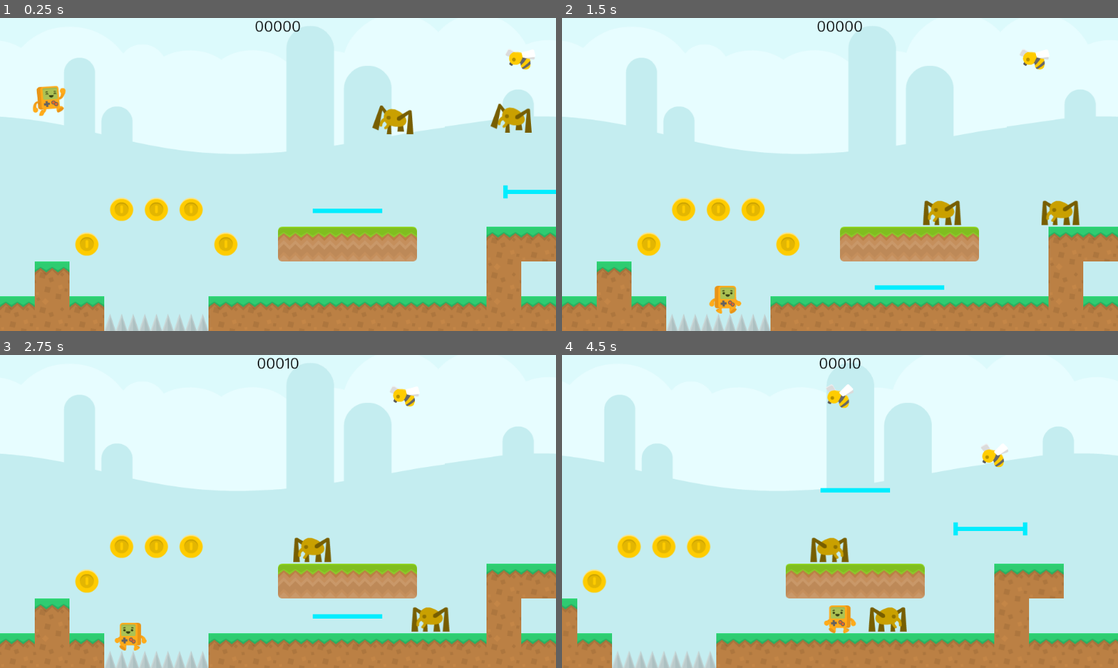
Above: before the commit, frames 1-4 (two rows, left to right).
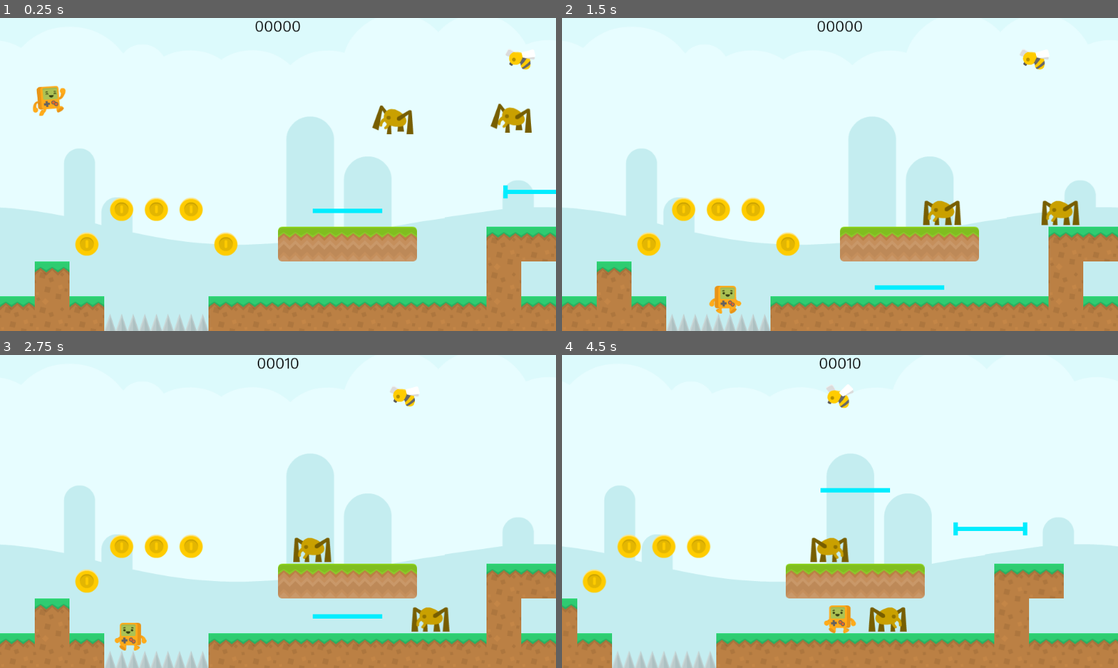
Above: after the commit, the same moments.

Repository: vivisuke/GDAction
Game: Godot game, scene res://MainScene.tscn
Same seed, same stepped clock (60 frames per second), same inputs: the game is played once before the commit and once after it.
Inputs (mouse positions are in pixels of both pictures, inside the frame that each line leads up to):
- Up to frame 1 (0.25 s): no input
- Up to frame 2 (1.5 s): tap Enter at 0.5 s; move the mouse to (962, 158) at 0.52 s; hold Right (ui_right) from 0.53 s (still down); click (962, 158) at 0.67 s; tap Up (ui_up) at 0.77 s; move the mouse to (728, 190) at 1.27 s
- Up to frame 3 (2.75 s): tap Up (ui_up) at 1.52 s; move the mouse to (333, 442) at 2.02 s; release Right (ui_right) at 2.03 s; hold Left (ui_left) from 2.03 s (still down)
- Up to frame 4 (4.5 s): move the mouse to (812, 574) at 2.77 s; release Left (ui_left) at 2.78 s; hold Right (ui_right) 2.78-4.28 s; click (812, 574) at 2.92 s; tap Up (ui_up) at 3.02, 3.77 s; move the mouse to (1006, 558) at 3.52 s; move the mouse to (673, 464) at 4.27 s; hold Left (ui_left) from 4.28 s (still down)

The runs differ from the first frame. In frame 1, 27% of the frame differs, in the area x 0-100%, y 10-73%; in frame 2, 27%; in frame 3, 27%; in frame 4, 27%.

Commit message:
0048 ◎ C 09/04 09/04 0.001│ToDo│爆弾爆発？（ボンバーマン風の上下左右爆風？ or 爆発パーティクル？）

Diff:
--- a/GDAction/Bee.gd
+++ b/GDAction/Bee.gd
@@ -28,10 +28,10 @@
 		v.x = -100
 		ticks = OS.get_ticks_msec()
 	else:
-		if OS.get_ticks_msec() - ticks >= 1000:
+		if OS.get_ticks_msec() - ticks >= 1500:
 			ticks = OS.get_ticks_msec()
 			var bomb = Bomb.instance()
-			bomb.position = position
+			bomb.position = position + Vector2(0, 32)
 			main.add_child(bomb)
 		return
 	move_and_collide(v*delta)
--- /dev/null
+++ b/GDAction/Bomb.gd
@@ -0,0 +1,18 @@
+extends RigidBody2D
+
+var main
+var BombParticles = load("res://BombParticles.tscn")
+
+func _ready():
+	main = get_node("/root/MainScene")
+	pass # Replace with function body.
+
+func _on_Timer_timeout():
+	$AnimatedSprite.hide()
+	#$CPUParticles2D.restart()
+	var bp = BombParticles.instance()
+	bp.position = position
+	main.add_child(bp)
+	bp.get_node("CPUParticles2D").restart()
+	queue_free()
+	pass # Replace with function body.
--- a/GDAction/Bomb.tscn
+++ b/GDAction/Bomb.tscn
@@ -1,9 +1,10 @@
-[gd_scene load_steps=7 format=2]
+[gd_scene load_steps=8 format=2]
 
 [ext_resource path="res://Items/bomb32-2.png" type="Texture" id=1]
 [ext_resource path="res://Items/bomb32-5.png" type="Texture" id=2]
 [ext_resource path="res://Items/bomb32-3.png" type="Texture" id=3]
 [ext_resource path="res://Items/bomb32-4.png" type="Texture" id=4]
+[ext_resource path="res://Bomb.gd" type="Script" id=6]
 
 [sub_resource type="SpriteFrames" id=1]
 animations = [ {
@@ -17,12 +18,20 @@
 radius = 15.0333
 
 [node name="Bomb" type="RigidBody2D"]
+script = ExtResource( 6 )
 
 [node name="AnimatedSprite" type="AnimatedSprite" parent="."]
 frames = SubResource( 1 )
-frame = 3
+frame = 2
 playing = true
 
 [node name="CollisionShape2D" type="CollisionShape2D" parent="."]
 position = Vector2( -0.5, 1.5 )
 shape = SubResource( 2 )
+
+[node name="Timer" type="Timer" parent="."]
+wait_time = 5.0
+one_shot = true
+autostart = true
+
+[connection signal="timeout" from="Timer" to="." method="_on_Timer_timeout"]
--- /dev/null
+++ b/GDAction/BombParticles.tscn
@@ -0,0 +1,16 @@
+[gd_scene load_steps=2 format=2]
+
+[ext_resource path="res://images/red4x4.png" type="Texture" id=1]
+
+[node name="BombParticles" type="Node2D"]
+
+[node name="CPUParticles2D" type="CPUParticles2D" parent="."]
+emitting = false
+amount = 100
+lifetime = 2.0
+one_shot = true
+explosiveness = 1.0
+texture = ExtResource( 1 )
+spread = 180.0
+initial_velocity = 100.0
+initial_velocity_random = 1.0
--- a/GDAction/MainScene.tscn
+++ b/GDAction/MainScene.tscn
@@ -389,9 +389,6 @@
 [node name="Bee" parent="." instance=ExtResource( 21 )]
 position = Vector2( 958.586, 74.8044 )
 
-[node name="Bee2" parent="." instance=ExtResource( 21 )]
-position = Vector2( 1275.37, 183.699 )
-
 [node name="Rotator" parent="." instance=ExtResource( 25 )]
 position = Vector2( 1344, 384 )
 
Binary file changed: GDAction/images/blue_grass_only.png
Binary file added: GDAction/images/red4x4.png
Not shown, added: GDAction/images/red4x4.png.import
Binary file added: GDAction/images/white4x4.png
Not shown, added: GDAction/images/white4x4.png.import
Not shown, changed: GDAction.spr
